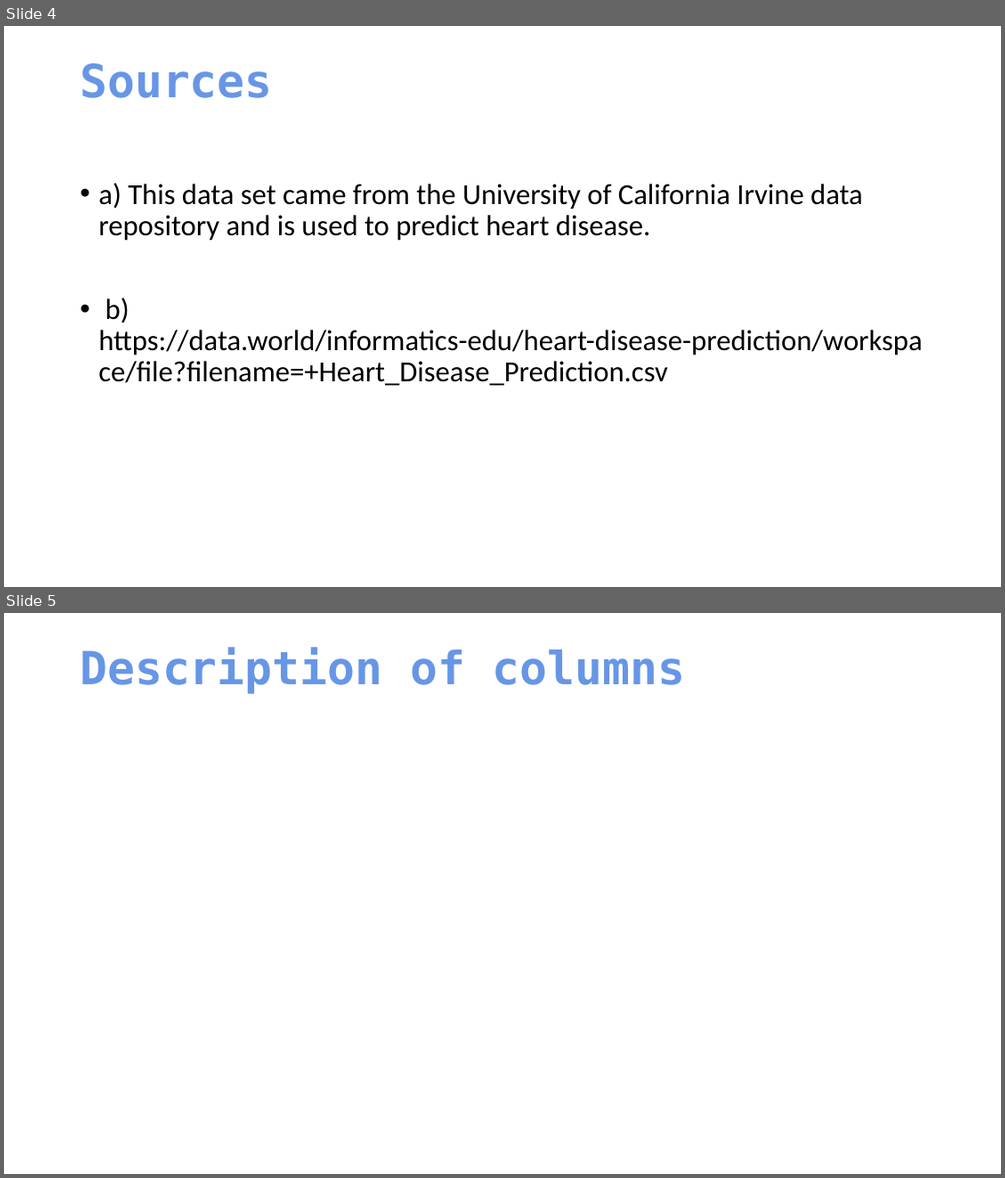
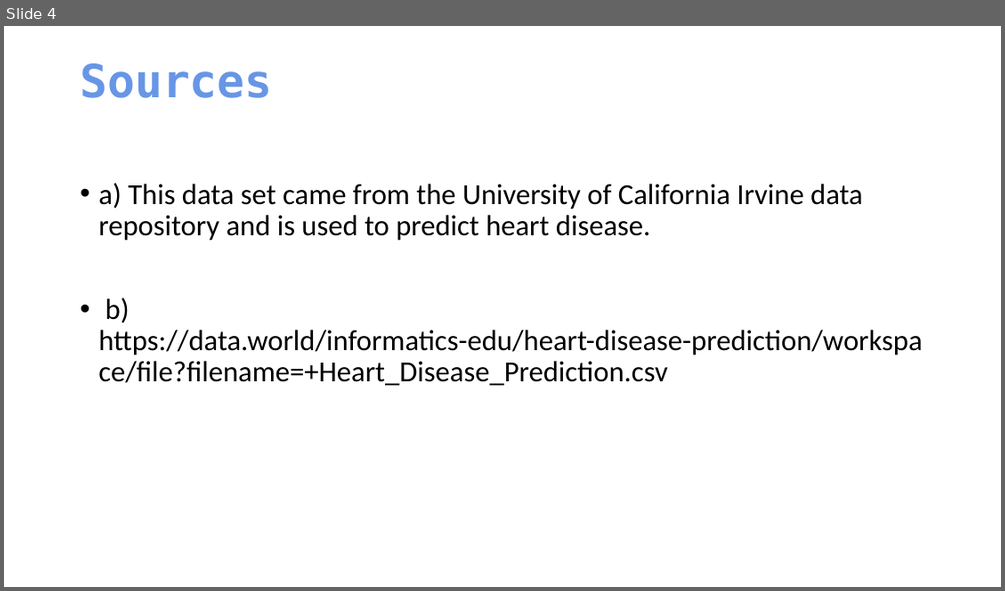
Before and after one commit to King-georges/Heart_Disease_Prediction_Project, a slide deck: Heart Disease Prediction.pptx. Shown one above the other, each under a label of ours: slides 4 and 5 before the commit, slide 4 after it. The pictures are 1005x1178 and 1005x591 pixels, drawn with LibreOffice and Linux fonts; fonts in the diff are those of the drawing. Boxes give left, top, right and bottom in pixels: in the first picture for what was removed or moved away, otherwise in the second. Text is boxed around its words. In the diff, an @@ line names an element or a change of style, - is before the commit and + after.

```diff
--- a/Heart Disease Prediction.pptx
+++ b/Heart Disease Prediction.pptx
@@ slide 5 removed at <box>4,613,1001,1174</box>, background #FFFFFF @@
@@ title removed at <box>80,648,685,694</box> @@
-Description of columns
```
Also in this commit, not shown: 1 slide changed, 9 slides added.
